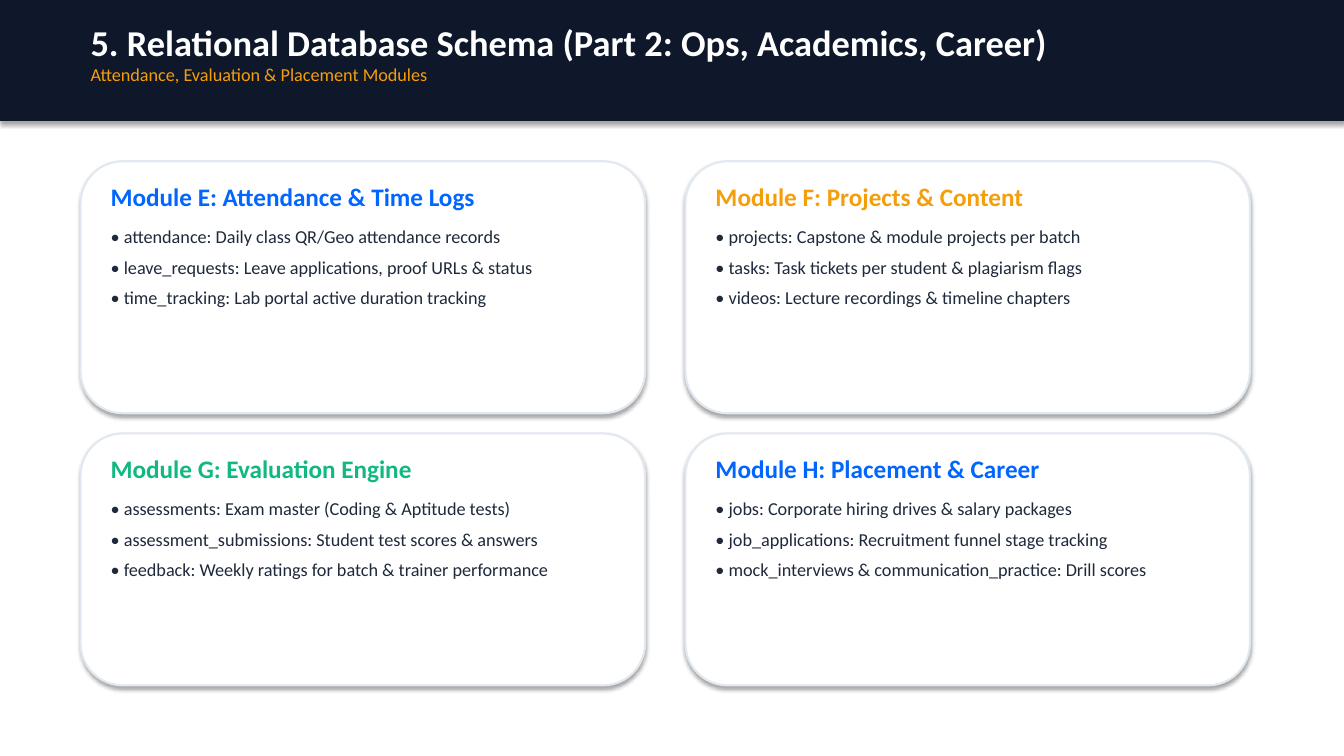
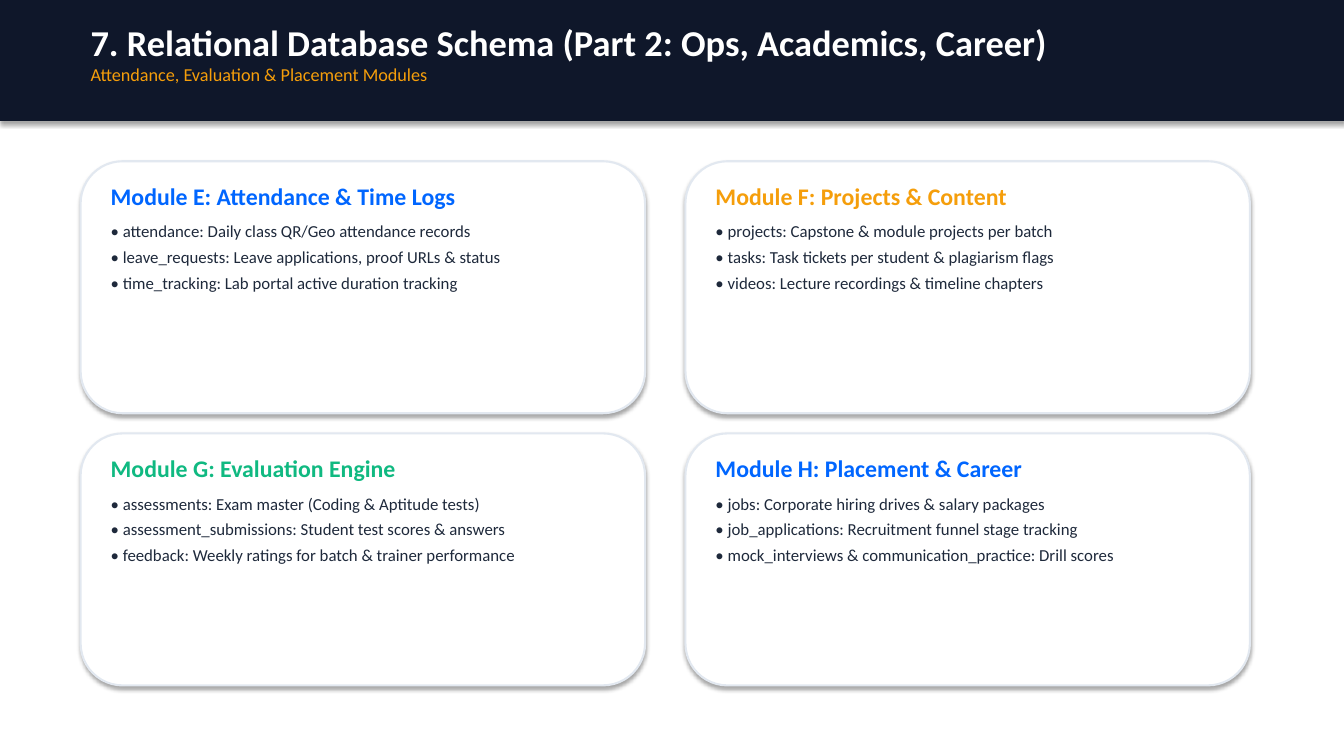
Before and after one commit to Devanshgupta712/Eduflow, a slide deck: slide 8 of LMS_Data_Architecture_and_Flow.pptx (slide 6 before the commit). Drawn at 1344x756 pixels with LibreOffice and Linux fonts; fonts in the diff are those of the drawing. Boxes give left, top, right and bottom in pixels: in the first picture for what was removed or moved away, otherwise in the second. Text is boxed around its words. In the diff, an @@ line names an element or a change of style, - is before the commit and + after.

```diff
--- a/LMS_Data_Architecture_and_Flow.pptx
+++ b/LMS_Data_Architecture_and_Flow.pptx
@@ text at [91, 29, 1047, 62]: text changed @@
-5. Relational Database Schema (Part 2: Ops, Academics, Career)
+7. Relational Database Schema (Part 2: Ops, Academics, Career)
@@ text "Module E: Attendance & Time ..." at [111, 188, 501, 292]: size 18 to 17 pt in "Module E: Attendance & Time Logs"; size 13 to 12 pt in "• attendance: Daily class QR/Geo attendance records", "• leave_requests: Leave applications, proof URLs & ...", "• time_tracking: Lab portal active duration tracking"; less space between paragraphs @@
@@ text "Module F: Projects & Content" at [715, 188, 1053, 292]: size 18 to 17 pt in "Module F: Projects & Content"; size 13 to 12 pt in "• projects: Capstone & module projects per ...", "• tasks: Task tickets per student & ...", "• videos: Lecture recordings & timeline chapters"; less space between paragraphs @@
@@ text "Module G: Evaluation Engine" at [111, 460, 514, 564]: size 18 to 17 pt in "Module G: Evaluation Engine"; size 13 to 12 pt in "• assessments: Exam master (Coding & Aptitude ...", "• assessment_submissions: Student test scores & answers", "• feedback: Weekly ratings for batch & ..."; less space between paragraphs @@
@@ text "Module H: Placement & Career" at [715, 460, 1114, 564]: size 18 to 17 pt in "Module H: Placement & Career"; size 13 to 12 pt in "• jobs: Corporate hiring drives & salary ...", "• job_applications: Recruitment funnel stage tracking", "• mock_interviews & communication_practice: Drill scores"; less space between paragraphs @@
```
Also in this commit, not shown: 9 other slides changed, 2 slides added, 2 other files.
